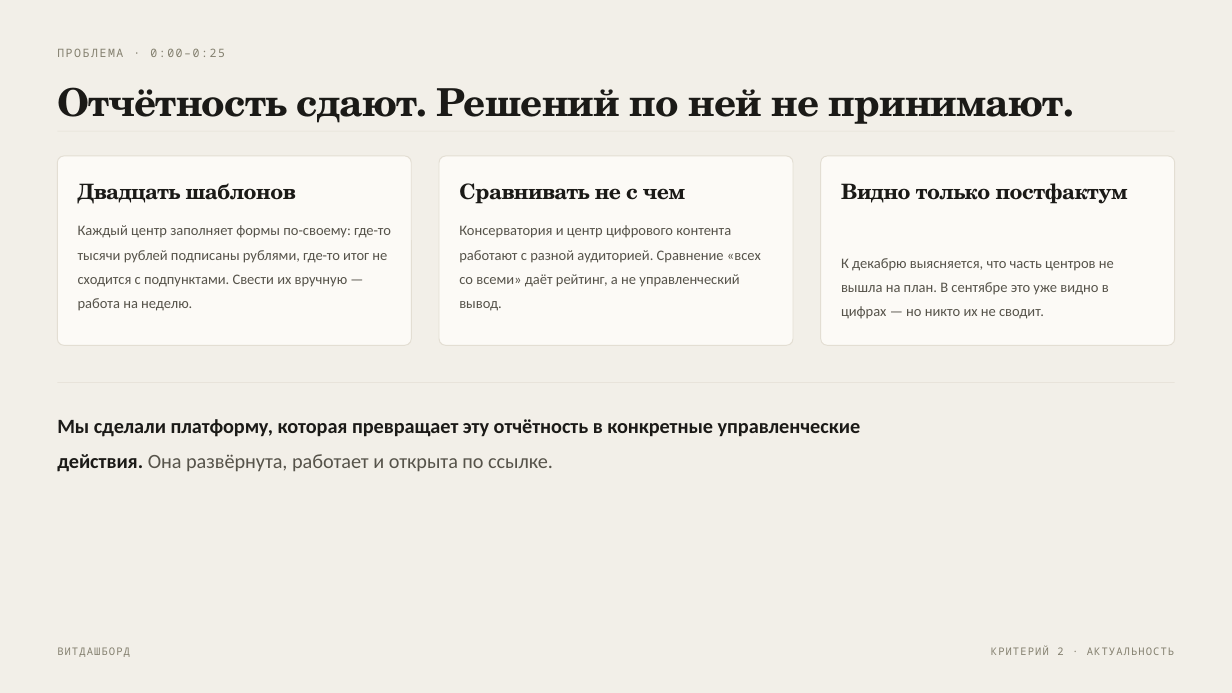
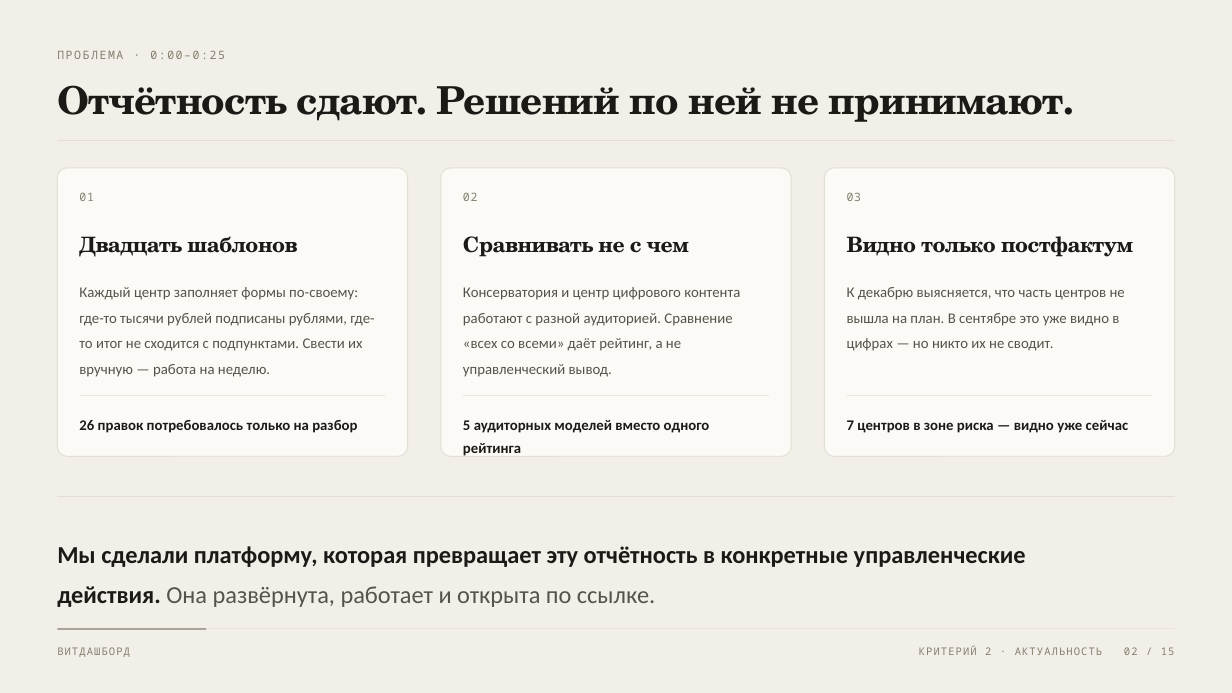
Before and after one commit to justririll/hakaton-kek, a slide deck: slide 2 of presentation/vitdashboard-7min.pptx. Drawn at 1232x693 pixels with LibreOffice and Linux fonts; fonts in the diff are those of the drawing. Boxes give left, top, right and bottom in pixels: in the first picture for what was removed or moved away, otherwise in the second. Text is boxed around its words. In the diff, an @@ line names an element or a change of style, - is before the commit and + after.

```diff
--- a/presentation/vitdashboard-7min.pptx
+++ b/presentation/vitdashboard-7min.pptx
@@ text "Отчётность сдают. Решений по ней ..." at (57,85,1064,122): line spacing 1.08 to 1 @@
@@ rectangle: place and size @@
-rectangle at (57,131,1175,132)
+rectangle at (57,140,1175,141)
@@ rounded rectangle: place and size @@
-rounded rectangle at (57,156,411,346)
+rounded rectangle at (57,168,408,457)
@@ rounded rectangle: place and size @@
-rounded rectangle at (821,156,1175,346)
+rounded rectangle at (441,168,791,457)
@@ rounded rectangle: place and size @@
-rounded rectangle at (439,156,793,346)
+rounded rectangle at (824,168,1175,457)
@@ text added at (79,192,94,201), 9 pt, text #84806F @@
+01
@@ text added at (463,192,478,201), 9 pt, text #84806F @@
+02
@@ text added at (847,192,862,201), 9 pt, text #84806F @@
+03
@@ text "Двадцать шаблонов": place and size @@
-text "Двадцать шаблонов" at (78,183,296,204)
+text "Двадцать шаблонов" at (79,236,297,257)
@@ text "Сравнивать не с чем": place and size @@
-text "Сравнивать не с чем" at (459,183,685,204)
+text "Сравнивать не с чем" at (463,236,689,257)
@@ line spacing 1.15 to 1.08 in 3 elements at (463,236,689,257), (79,236,297,257), (847,236,1133,257) @@
@@ text "Видно только постфактум": place and size @@
-text "Видно только постфактум" at (841,183,1128,204)
+text "Видно только постфактум" at (847,236,1133,257)
@@ size 11.2 to 11.5 pt; line spacing 1.4 to 1.45 in 3 elements at (847,287,1125,351), (463,287,740,377), (79,287,374,377) @@
@@ text "Каждый центр заполняет формы по-своему: ...": place and size @@
-text "Каждый центр заполняет формы по-своему: ..." at (78,225,391,311)
+text "Каждый центр заполняет формы по-своему: ..." at (79,287,374,377)
@@ text "Консерватория и центр цифрового контента ...": place and size @@
-text "Консерватория и центр цифрового контента ..." at (459,225,761,311)
+text "Консерватория и центр цифрового контента ..." at (463,287,740,377)
@@ text "К декабрю выясняется, что часть ...": place and size @@
-text "К декабрю выясняется, что часть ..." at (841,258,1114,319)
+text "К декабрю выясняется, что часть ..." at (847,287,1125,351)
@@ text added at (79,420,357,433), 11.5 pt, text #1B1A17, bold @@
+26 правок потребовалось только на разбор
@@ text added at (463,420,710,456), 11.5 pt, text #1B1A17, bold @@
+5 аудиторных моделей вместо одного рейтинга
@@ text added at (847,420,1129,433), 11.5 pt, text #1B1A17, bold @@
+7 центров в зоне риска — видно уже сейчас
@@ rectangle: place and size @@
-rectangle at (57,383,1175,384)
+rectangle at (57,496,1175,497)
@@ text "Мы сделали платформу, которая превращает ...": place and size @@
-text "Мы сделали платформу, которая превращает ..." at (57,419,861,472)
+text "Мы сделали платформу, которая превращает ..." at (57,546,1026,607)
@@ text "Мы сделали платформу, которая превращает ..." at (57,546,1026,607): size 15.8 to 19 pt; line spacing 1.42 to 1.38 @@
@@ rectangle added at (57,628,1175,629), fill #E3DED3 @@
@@ rectangle added at (57,628,206,629), fill #84806F @@
@@ text "КРИТЕРИЙ 2 · АКТУАЛЬНОСТЬ": place and size @@
-text "КРИТЕРИЙ 2 · АКТУАЛЬНОСТЬ" at (991,645,1174,655)
+text "КРИТЕРИЙ 2 · АКТУАЛЬНОСТЬ" at (919,645,1102,655)
@@ text added at (1124,647,1175,655), 8.2 pt, text #84806F @@
+02 / 15
```
Also in this commit, not shown: 12 other slides changed, 2 slides added, 30 other files.
